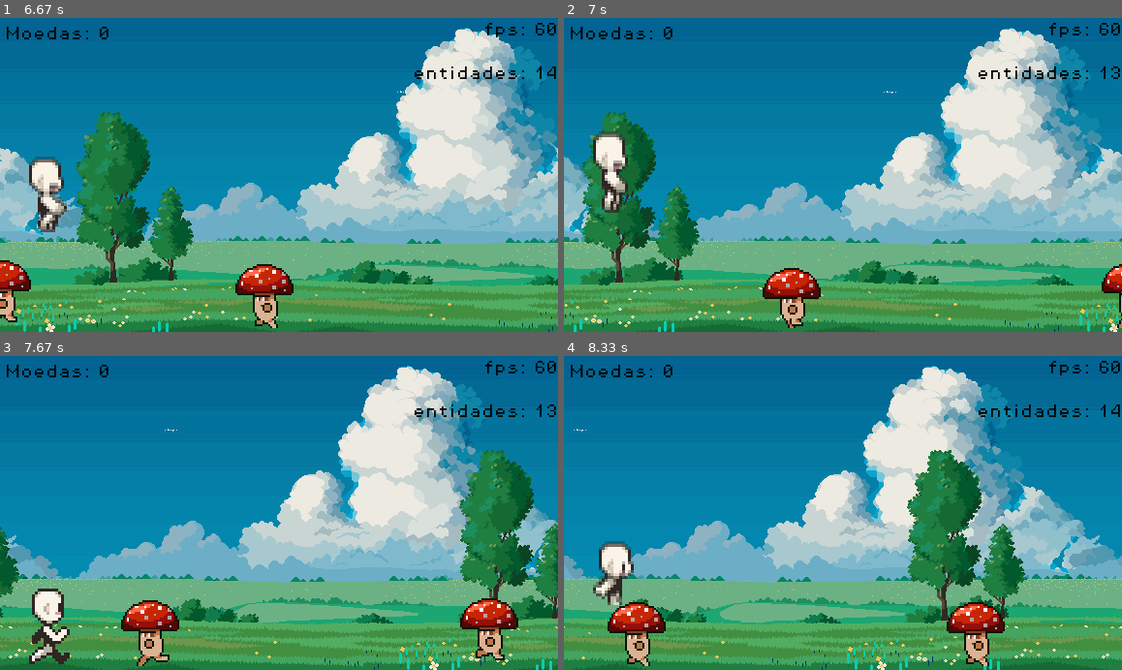
Above: before the commit, frames 1-4 (two rows, left to right).
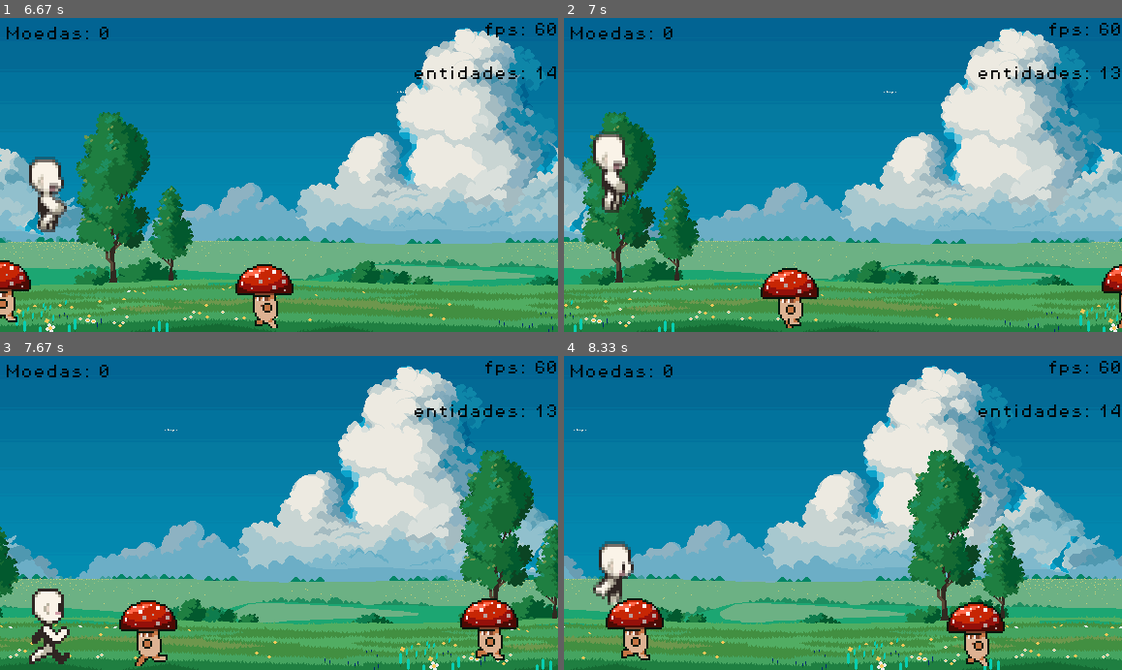
Above: after the commit, the same moments.

Repository: RyanMartinsOne/pygame
Game: pygame game, started from main.py
The game is run twice, just before and just after one commit, with the same random seed, the same clock (stepped at 60 frames per second) and the same inputs.
Inputs:
- Up to frame 1 (6.67 s): tap Enter at 0.33 s; tap Space at 0.67 s; hold Up 1.5-1.97 s; hold Up 3.8-4.17 s; hold Up 4.93-5.23 s; hold Up 6-6.37 s
- Up to frame 2 (7 s): no input
- Up to frame 3 (7.67 s): no input
- Up to frame 4 (8.33 s): hold Up from 8.2 s (still down)

Frame 1 is identical in both runs. In frame 2, 0.5% of the frame differs, in the area x 35-47%, y 79-99%; in frame 3, 0.5%; in frame 4, 1.1%, in the area x 7-19%, y 77-99%.

Commit message:
feat: Implementing coins on the game and sound effects

Diff:
--- /dev/null
+++ b/code/Coin.py
@@ -0,0 +1,18 @@
+from code.Const import COIN_FRAME_RECTS, ENTITY_SPEED, COIN_SCALE
+from code.Entity import Entity
+from code.SpriteAnimator import SpriteAnimator
+
+
+class Coin(Entity):
+    def __init__(self, name: str, position: tuple):
+        super().__init__(name, position)
+        self.animator = SpriteAnimator(self.image, COIN_FRAME_RECTS, COIN_SCALE)
+        self.image = self.animator.get_frame()
+        self.rect = self.image.get_rect(topleft=position)
+
+    def update(self, dt: float):
+        self.animator.update(dt)
+        self.set_image(self.animator.get_frame(), self.rect.topleft)
+
+    def move(self):
+        self.rect.centerx -= ENTITY_SPEED[self.name]
--- a/code/Const.py
+++ b/code/Const.py
@@ -5,6 +5,17 @@
 COLOR_GRAY = (70,50,70)
 COLOR_WHITE = (255,255,255)
 COLOR_RED = (255,0,0)
+
+COIN_FRAME_RECTS = [
+    pygame.Rect( 0, 0, 14, 15),
+    pygame.Rect( 16, 0, 14, 15),
+    pygame.Rect( 34, 0, 9, 15),
+    pygame.Rect( 53, 0, 4, 15),
+    pygame.Rect( 67, 0, 9, 15),
+    pygame.Rect( 80, 0, 14, 15),
+]
+
+COIN_SCALE = 3
 
 #D
 DEFAULT_FRAME_SPEED = 0.1
@@ -29,6 +40,7 @@
     'Level03Bg3': 3,
     'Player': 2,
     'Player_Jump': -5,
+    'Coin'      : 2,
 }
 
 ENEMY_FRAME_RECTS = [
@@ -45,6 +57,7 @@
 ENEMY_SCALE = 2
 
 EVENT_ENEMY = pygame.USEREVENT + 1
+EVENT_COIN  = pygame.USEREVENT + 2
 
 #G
 GRAVITY = 700
--- a/code/EntityFactory.py
+++ b/code/EntityFactory.py
@@ -1,6 +1,7 @@
 import random
 
 from code.Background import Background
+from code.Coin import Coin
 from code.Const import WINDOW_WIDTH
 from code.Enemy import Enemy
 from code.Player import Player
@@ -43,4 +44,7 @@
             case "Enemy":
                 return Enemy("Enemy", (WINDOW_WIDTH + random.randint(80, 200), 250))
 
+            case "Coin":
+                return Coin("Coin", (WINDOW_WIDTH, 270))
+
         return None
--- a/code/EntityMediator.py
+++ b/code/EntityMediator.py
@@ -1,5 +1,6 @@
 import pygame
 
+from code.Coin import Coin
 from code.Enemy import Enemy
 from code.Entity import Entity
 from code.Player import Player
@@ -7,24 +8,49 @@
 
 class EntityMediator:
 
+    sound_coin = None
+    sound_hurt = None
+
     @staticmethod
-    def __verify_collision_window(e:Entity, entity_list: list):
-        if isinstance(e, Enemy):
+    def __load_sounds():
+        if EntityMediator.sound_coin is None or EntityMediator.sound_hurt is None:
+            EntityMediator.sound_coin = pygame.mixer.Sound('./assets/sounds/effects/coin.wav')
+            EntityMediator.sound_hurt = pygame.mixer.Sound('./assets/sounds/effects/hurt.wav')
+
+    @staticmethod
+    def __verify_collision_window(e: Entity, entity_list: list):
+        if isinstance(e, (Enemy, Coin)):
             if e.rect.right < 0:
                 entity_list.remove(e)
 
-
     @staticmethod
     def verify_collisions(entity_list: list[Entity]):
-        player = [p for p in entity_list if isinstance(p, Player)]
+        EntityMediator.__load_sounds()
+
+        players = [p for p in entity_list if isinstance(p, Player)]
         enemies = [e for e in entity_list if isinstance(e, Enemy)]
+        coins   = [c for c in entity_list if isinstance(c, Coin)]
 
-        for p in player:
+        for e in enemies:
+            EntityMediator.__verify_collision_window(e, entity_list)
+        for c in coins:
+            EntityMediator.__verify_collision_window(c, entity_list)
+
+        collected_coins = 0
+
+        for p in players:
             for e in enemies:
-                EntityMediator.__verify_collision_window(e, entity_list)
                 if p.rect.colliderect(e.rect):
-                    offset = (e.rect.left - p.rect.left,
-                              e.rect.top - p.rect.top)
+                    offset = (e.rect.left - p.rect.left, e.rect.top - p.rect.top)
                     if p.mask.overlap(e.mask, offset):
-                        pygame.mixer.music.load('./assets/sounds/effects/hurt.mp3')
-                        pygame.mixer.music.play()
+                        EntityMediator.sound_hurt.play()
+
+            for c in coins:
+                if p.rect.colliderect(c.rect):
+                    offset = (c.rect.left - p.rect.left, c.rect.top - p.rect.top)
+                    if p.mask.overlap(c.mask, offset):
+                        entity_list.remove(c)
+                        EntityMediator.sound_coin.play()
+                        collected_coins += 1
+
+        return collected_coins
--- a/code/Level.py
+++ b/code/Level.py
@@ -1,6 +1,6 @@
 import pygame
 
-from code.Const import COLOR_BLACK, WINDOW_WIDTH, EVENT_ENEMY
+from code.Const import COLOR_BLACK, WINDOW_WIDTH, EVENT_ENEMY, EVENT_COIN
 from code.Entity import Entity
 from code.EntityFactory import EntityFactory
 from code.EntityMediator import EntityMediator
@@ -13,6 +13,7 @@
         self.entity_list: list[Entity] = []
 
         pygame.time.set_timer(EVENT_ENEMY, 2500)
+        pygame.time.set_timer(EVENT_COIN, 10000)
 
         self.font_hud = pygame.font.Font("assets/fonts/PixelOperator8.ttf", 14)
 
@@ -42,14 +43,17 @@
                     quit()
                 if event.type == EVENT_ENEMY:
                     self.entity_list.append(EntityFactory.get_entity('Enemy'))
+                if event.type == EVENT_COIN:
+                    self.entity_list.append(EntityFactory.get_entity('Coin'))
 
             for entity in self.entity_list:
                 if hasattr(entity, "update"):
                     entity.update(dt)
 
                 entity.move()
-                EntityMediator.verify_collisions(self.entity_list)
                 self.window.blit(source=entity.image, dest=entity.rect)
+
+            self.coins += EntityMediator.verify_collisions(self.entity_list)
 
             self.level_text(f"Moedas: {self.coins}", COLOR_BLACK, (5, 9))
             self.level_text(
--- a/code/Player.py
+++ b/code/Player.py
@@ -5,6 +5,9 @@
 
 
 class Player(Entity):
+
+    sound_jump = None
+
     def __init__(self, name: str, position: tuple):
         super().__init__(name, position)
 
@@ -36,11 +39,19 @@
         self.animator.update(dt)
         self.set_image(self.animator.get_frame(), self.rect.topleft)
 
+    @staticmethod
+    def __load_sounds():
+        if Player.sound_jump is None:
+            Player.sound_jump = pygame.mixer.Sound('./assets/sounds/effects/jump.wav')
+
     def move(self):
         pressed_keys = pygame.key.get_pressed()
+        Player.__load_sounds()
+
 
         # Start jump
         if any(pressed_keys[k] for k in JUMP_KEYS) and not self.is_jumping:
+            Player.sound_jump.play()
             self.vel_y = JUMP_FORCE
             self.is_jumping = True
             self.jump_animator.current_frame = 0
Binary file added: assets/images/Coin.png
Not shown, removed: assets/sounds/effects/explosion.wav
Not shown, removed: assets/sounds/effects/hurt.mp3
Not shown, added: assets/sounds/effects/hurt.wav
Not shown, removed: assets/sounds/effects/power_up.wav
Not shown, removed: assets/sounds/effects/tap.wav
